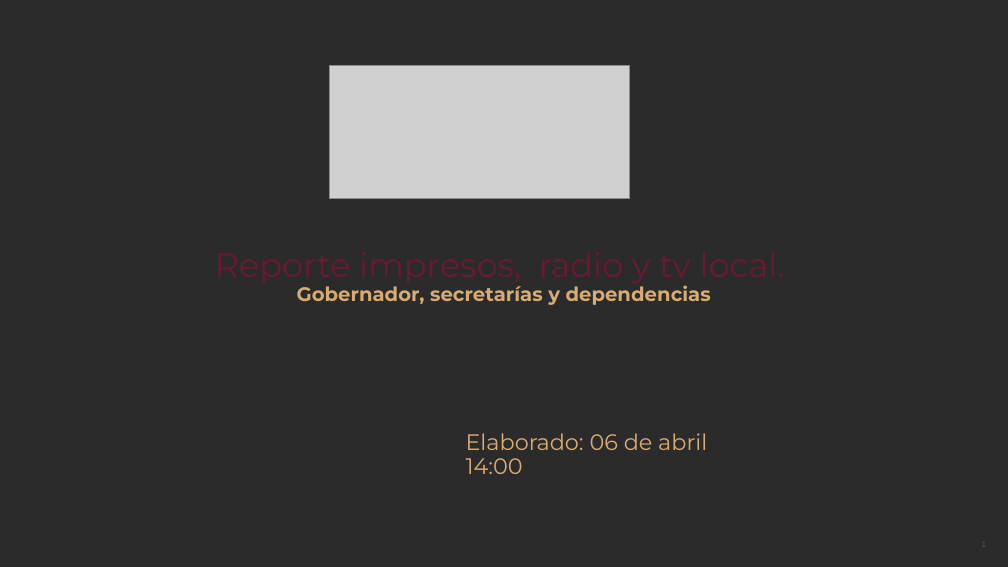
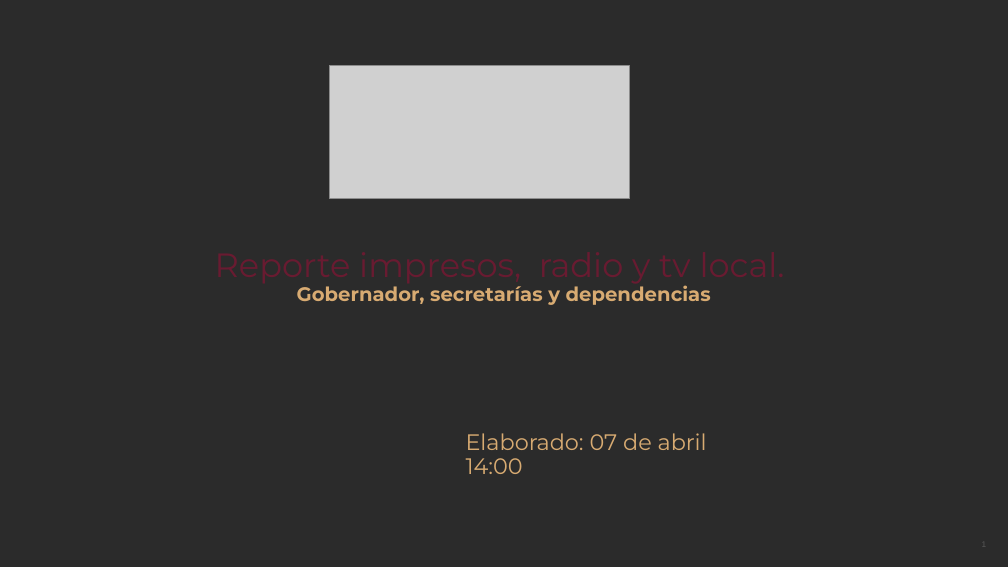
Before and after one commit to thelonious9/Reporteportadas, a slide deck: slide 1 of Reporte060426.pptx. Drawn at 1008x567 pixels with LibreOffice and Linux fonts; fonts in the diff are those of the drawing; grey boxes stand for pictures; background and template pictures are left out; a plain dark background stands for a picture behind light text. Boxes give left, top, right and bottom in pixels: in the first picture for what was removed or moved away, otherwise in the second. Text is boxed around its words. In the diff, an @@ line names an element or a change of style, - is before the commit and + after.

```diff
--- a/Reporte060426.pptx
+++ b/Reporte060426.pptx
@@ text at (x1=466, y1=433, x2=707, y2=450): text changed @@
-Elaborado: 06 de abril
+Elaborado: 07 de abril
```
Also in this commit, not shown: 7 other slides changed, 3 slides added, 1 slide removed, 4 other files.
